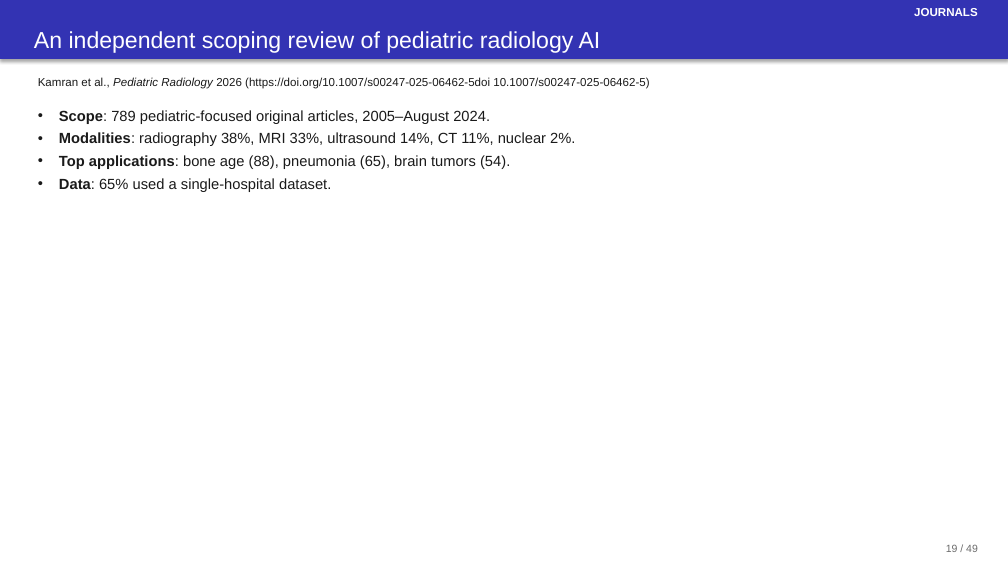
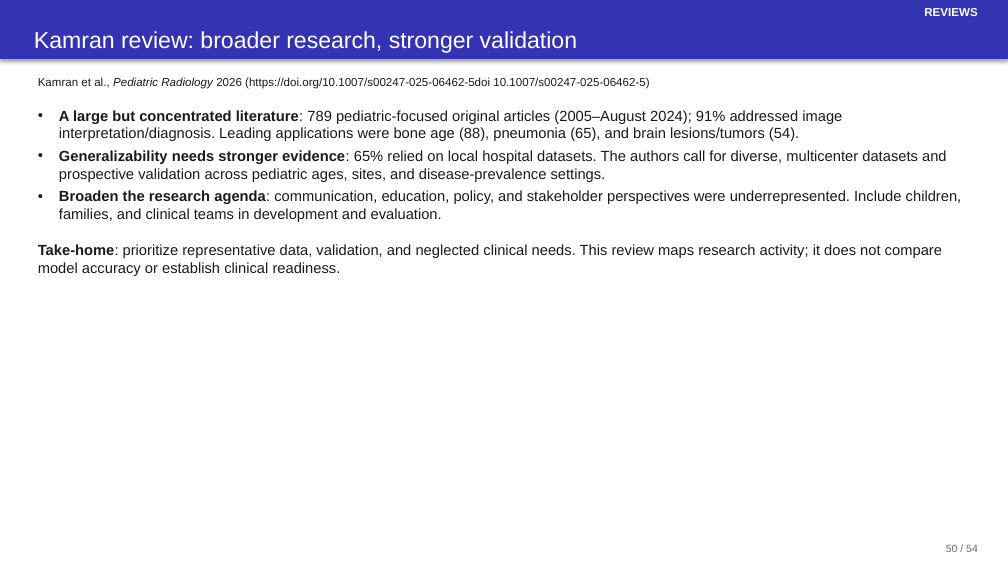
Before and after one commit to josephrich98/pediatric_radiology_ai, a slide deck: slide 50 of slides/pedrad_ai_slides.pptx (slide 19 before the commit). Drawn at 1008x567 pixels with LibreOffice and Linux fonts; fonts in the diff are those of the drawing. Boxes give left, top, right and bottom in pixels: in the first picture for what was removed or moved away, otherwise in the second. Text is boxed around its words. In the diff, an @@ line names an element or a change of style, - is before the commit and + after.

```diff
--- a/slides/pedrad_ai_slides.pptx
+++ b/slides/pedrad_ai_slides.pptx
@@ text at <box>924,8,977,16</box>: text changed @@
-JOURNALS
+REVIEWS
@@ text in rectangle at <box>34,31,577,53</box>: text changed @@
-An independent scoping review of pediatric radiology AI
+Kamran review: broader research, stronger validation
@@ text at <box>59,110,962,222</box>: text changed @@
-• Scope: 789 pediatric-focused original articles, 2005–August 2024.
-• Modalities: radiography 38%, MRI 33%, ultrasound 14%, CT 11%, nuclear 2%.
-• Top applications: bone age (88), pneumonia (65), brain tumors (54).
-• Data: 65% used a single-hospital dataset.
+• A large but concentrated literature: 789 pediatric-focused original articles (2005–August 2024); 91% addressed image interpretation/diagnosis. Leading applications were bone age (88), pneumonia (65), and brain lesions/tumors (54).
+• Generalizability needs stronger evidence: 65% relied on local hospital datasets. The authors call for diverse, multicenter datasets and prospective validation across pediatric ages, sites, and disease-prevalence settings.
+• Broaden the research agenda: communication, education, policy, and stakeholder perspectives were underrepresented. Include children, families, and clinical teams in development and evaluation.
@@ text added at <box>38,244,942,276</box>, 14 pt, text #1A1A1A @@
+Take-home: prioritize representative data, validation, and neglected clinical needs. This review maps research activity; it does not compare model accuracy or establish clinical readiness.
@@ text at <box>946,545,978,552</box>: text changed @@
-19 / 49
+50 / 54
```
Also in this commit, not shown: 48 other slides changed, 5 slides added, 11 other files.
